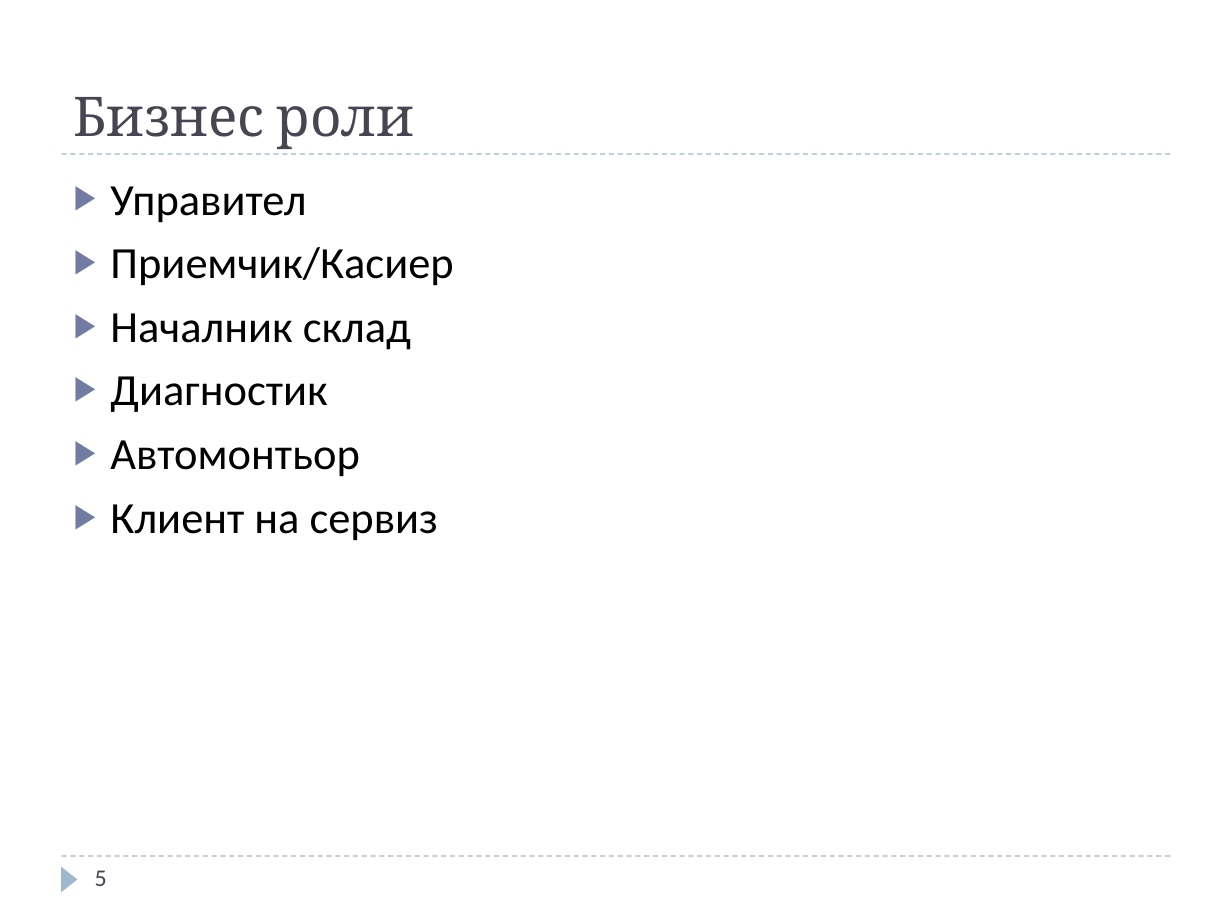
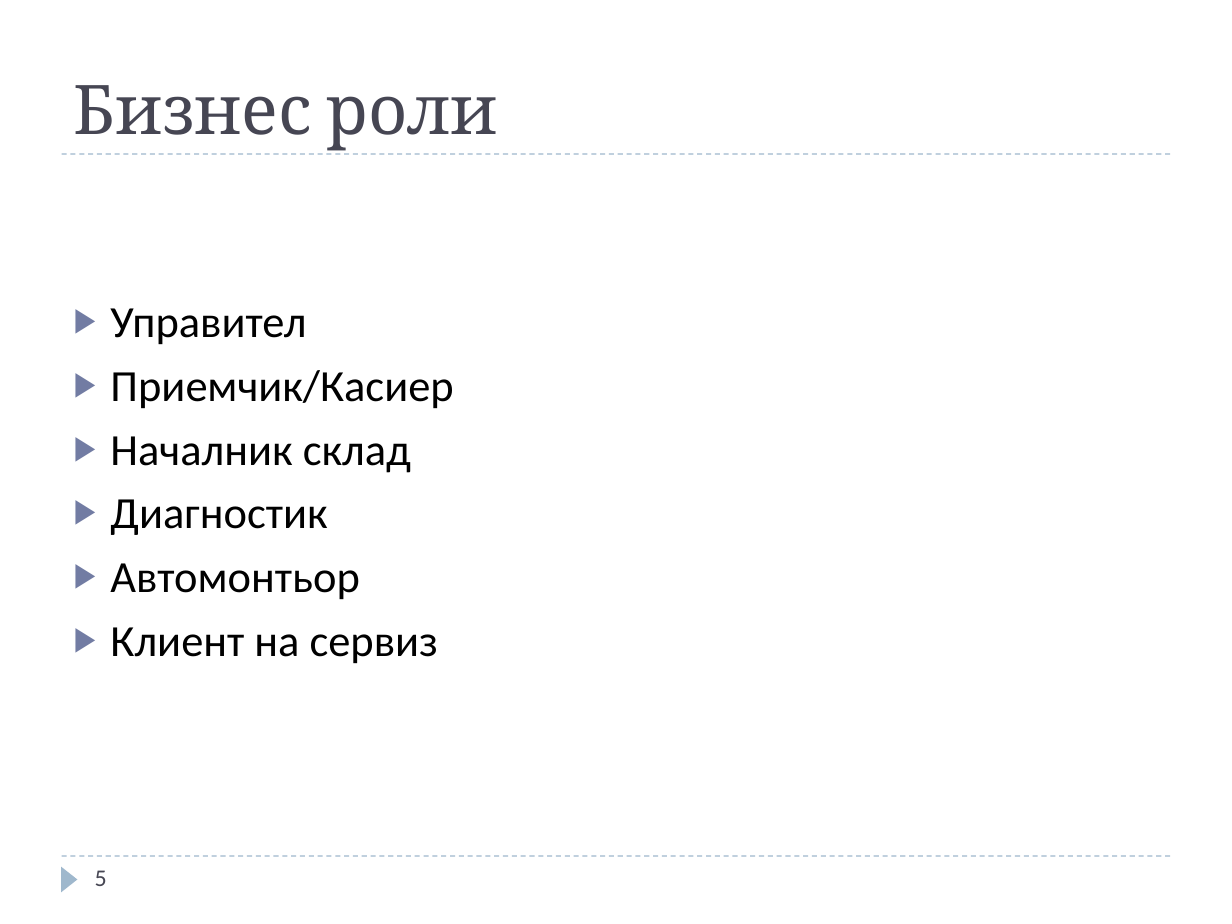
Before and after one commit to jasimcse/team2-strawberry, a slide deck: slide 5 of prezentaciq/venci.ppt. Drawn at 1232x924 pixels with LibreOffice and Linux fonts; fonts in the diff are those of the drawing. Boxes give left, top, right and bottom in pixels: in the first picture for what was removed or moved away, otherwise in the second. Text is boxed around its words. In the diff, an @@ line names an element or a change of style, - is before the commit and + after.

```diff
--- a/prezentaciq/venci.ppt
+++ b/prezentaciq/venci.ppt
@@ title "Бизнес роли" at [74,85,498,151]: size 32 to 40 pt @@
@@ text "Управител": place and size @@
-text "Управител" at [110,186,453,541]
+text "Управител" at [110,308,453,664]
```
Also in this commit, not shown: 34 other slides changed.
